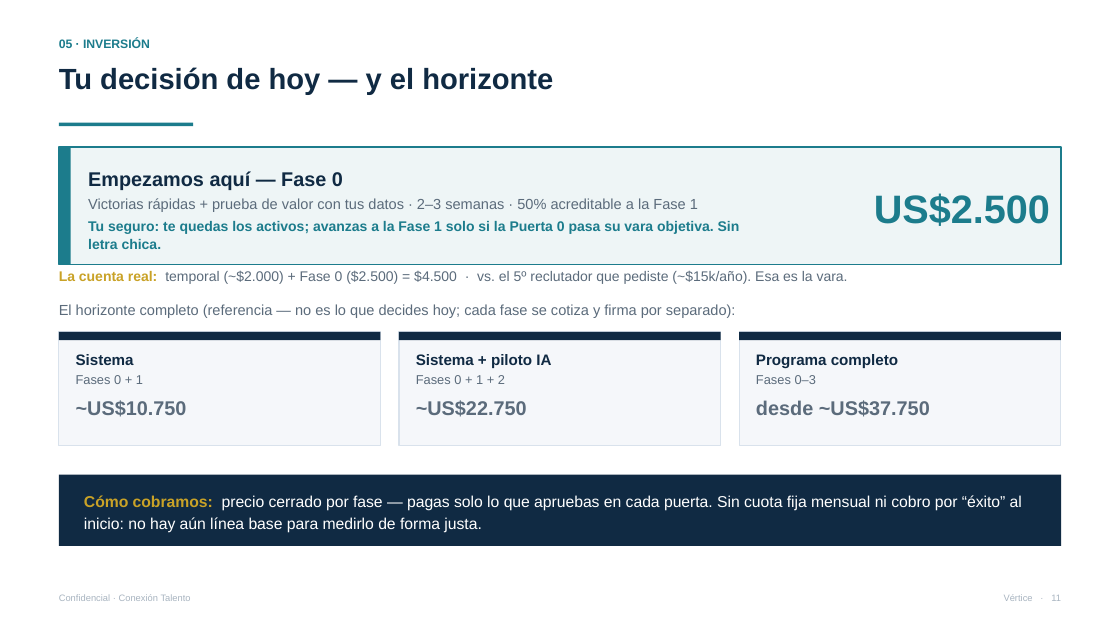
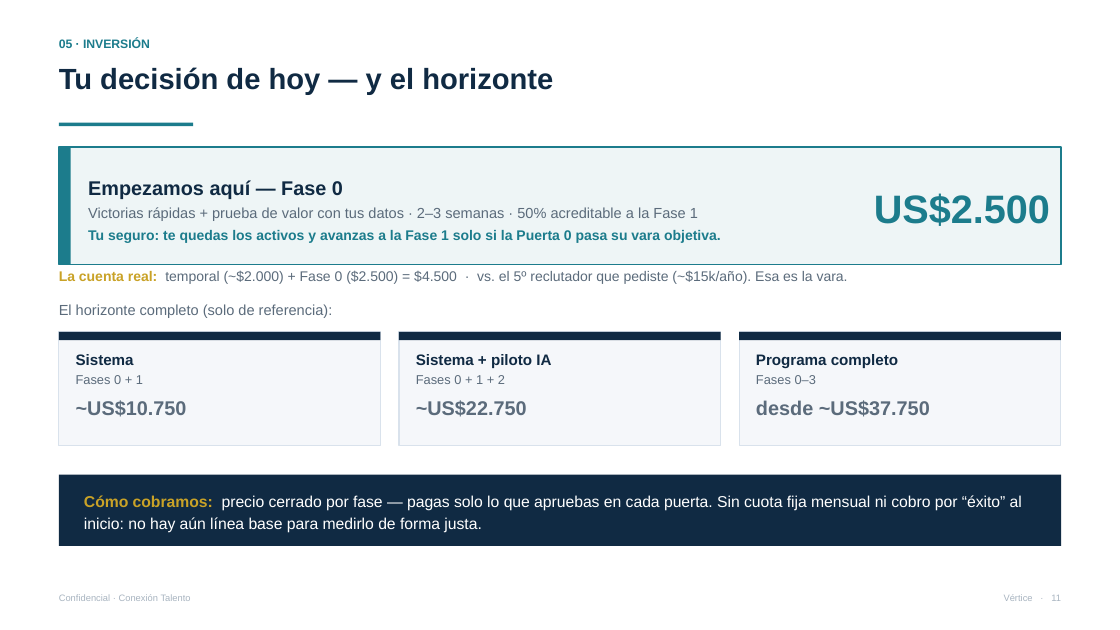
Before and after one commit to vverlaine/conexion-talento-ia, a slide deck: slide 11 of 04-propuesta/Presentacion-Conexion-Talento.pptx. Drawn at 1120x630 pixels with LibreOffice and Linux fonts; fonts in the diff are those of the drawing. Boxes give left, top, right and bottom in pixels: in the first picture for what was removed or moved away, otherwise in the second. Text is boxed around its words. In the diff, an @@ line names an element or a change of style, - is before the commit and + after.

```diff
--- a/04-propuesta/Presentacion-Conexion-Talento.pptx
+++ b/04-propuesta/Presentacion-Conexion-Talento.pptx
@@ text at [88,230,721,243]: text changed @@
-Tu seguro: te quedas los activos; avanzas a la Fase 1 solo si la Puerta 0 pasa su vara objetiva. Sin letra chica.
+Tu seguro: te quedas los activos y avanzas a la Fase 1 solo si la Puerta 0 pasa su vara objetiva.
@@ text at [59,304,333,318]: text changed @@
-El horizonte completo (referencia — no es lo que decides hoy; cada fase se cotiza y firma por separado):
+El horizonte completo (solo de referencia):
```
Also in this commit, not shown: 4 other slides changed, 4 other files.
